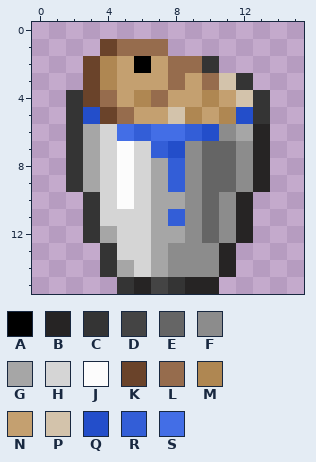
Pixel-art sprite -- img/itens/new/diversos/cod_bucket.png. The first picture shows the starting point.
The file is 48x48 pixels, drawn in blocks of 3x3; one block is one cell here.
Palette (. is transparent): A #000000  B #262424  C #343434  D #444444  E #656565  F #8c8c8c  G #a6a6a6  H #d5d5d5  J #fcfcfc  K #6a432a  L #966c4d  M #af8752  N #c4a070  P #d3c3ab  Q #234eca  R #335ed7  S #436ee6
New version:
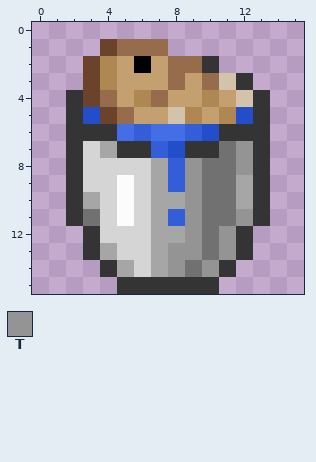
Colours new in this view: T #949494
The exact change:
Colour E changes from #656565 to #717171.
There is now colour C in rows 10 to 11 at x 2 and 13; in row 13 at x 3 and 12.
The edit turns colour B into colour C in rows 6 to 9 at x 13; in row 12 at x 12; in row 14 at x 11; in row 15 at x 6 and 9 to 10.
The edit turns colour D into colour C in row 15 at x 7.
The edit turns colour E into colour C in row 7 at x 10.
The edit turns colour F into colour C in row 6 at x 11; in row 7 at x 9.
The edit turns colour G into colour C in row 6 at x 3 and 12.
The edit turns colour H into colour C in row 6 at x 4; in row 7 at x 6.
The edit turns colour J into colour C in row 7 at x 5.
The edit turns colour C into colour E in row 11 at x 3.
The edit turns colour F into colour E in rows 10 to 11 at x 11; in row 13 at x 10; in row 14 at x 9.
The edit turns colour B into colour G in row 10 at x 12.
The edit turns colour C into colour G in row 10 at x 3; in row 13 at x 4.
The edit turns colour F into colour G in row 9 at x 12.
The edit turns colour H into colour G in row 7 at x 4.
The edit turns colour G into colour H in rows 7 to 9 at x 3; in row 12 at x 4.
The edit turns colour J into colour H in row 8 at x 5.
The edit turns colour H into colour J in row 11 at x 5.
The edit turns colour B into colour T in row 11 at x 12; in row 13 at x 11.
The edit turns colour F into colour T in row 7 at x 12; in row 8 at x 9 and 12; in rows 9 to 11 at x 9; in row 12 at x 9 and 11; in row 13 at x 8 to 9; in row 14 at x 8 and 10.
